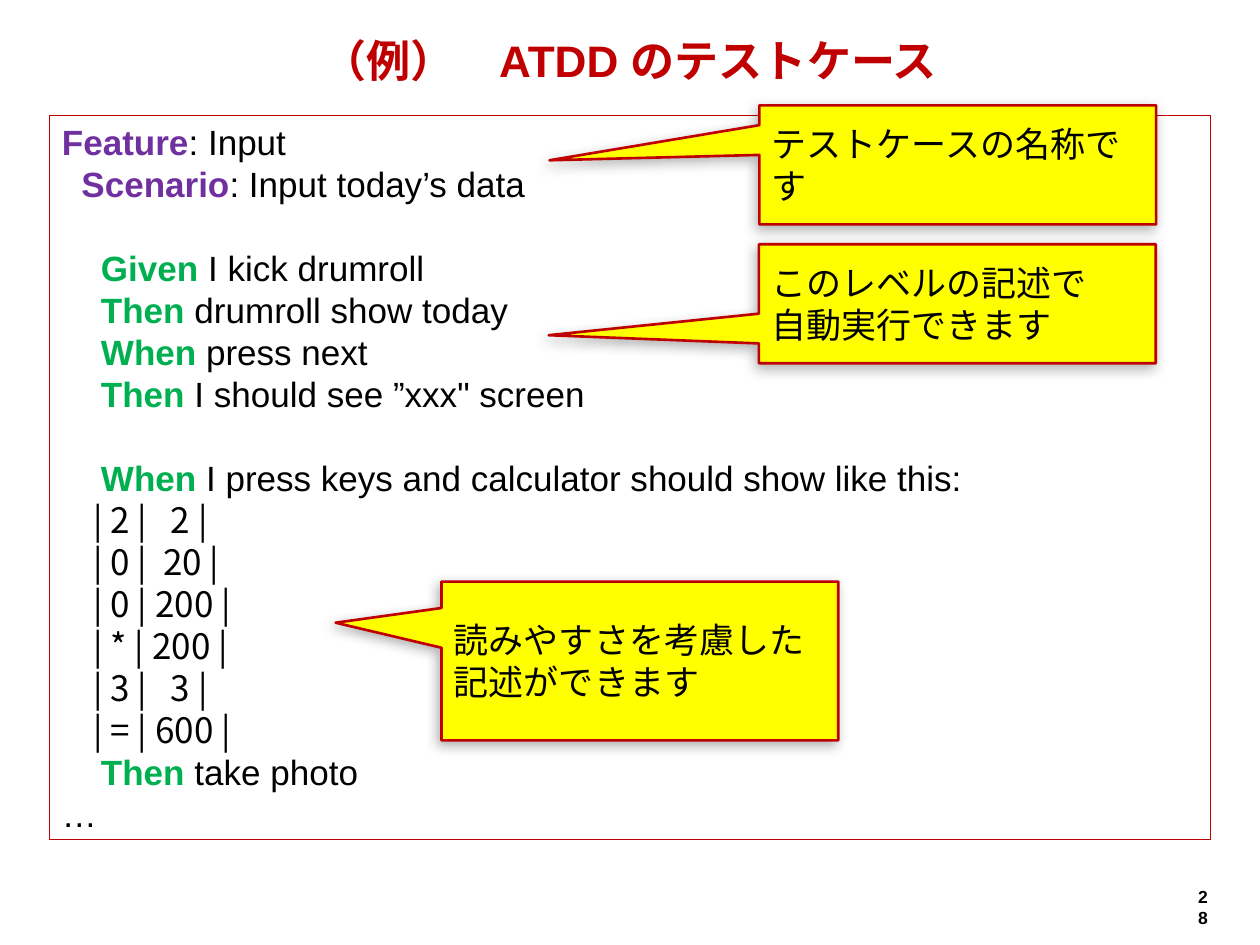
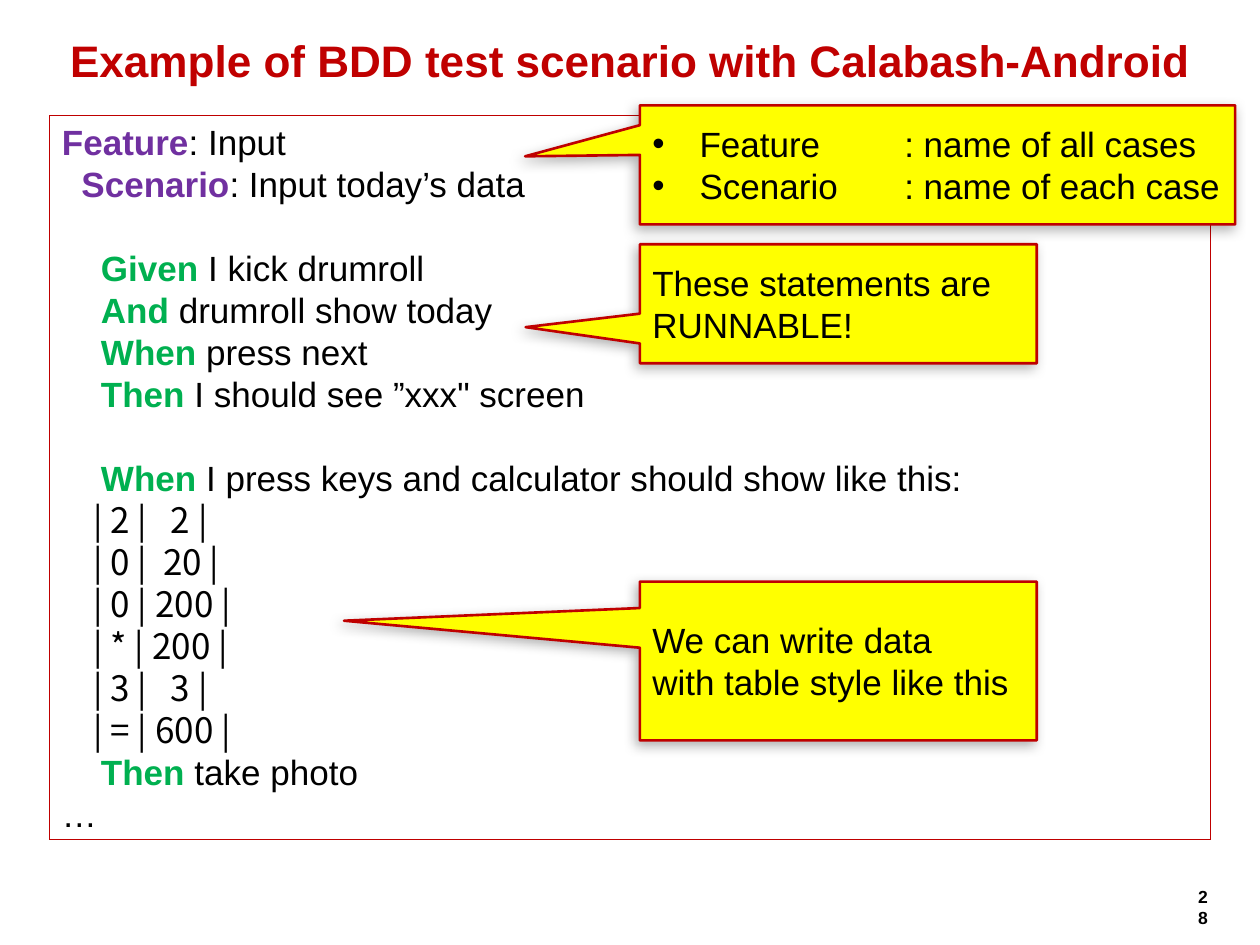
Before and after one commit to hageyahhoo/agile2014, a slide deck: slide 28 of presentations/TechnologyDrivenDevelopment.pptx. Drawn at 1260x945 pixels with LibreOffice and Linux fonts; fonts in the diff are those of the drawing; background and template pictures are left out. Boxes give left, top, right and bottom in pixels: in the first picture for what was removed or moved away, otherwise in the second. Text is boxed around its words. In the diff, an @@ line names an element or a change of style, - is before the commit and + after.

```diff
--- a/presentations/TechnologyDrivenDevelopment.pptx
+++ b/presentations/TechnologyDrivenDevelopment.pptx
@@ title at (70,45,1188,85): text changed @@
-（例） ATDD のテストケース
+Example of BDD test scenario with Calabash-Android
@@ speech box "Feature : name of all ...": place and size @@
-speech box "Feature : name of all ..." at (760,106,1157,224)
+speech box "Feature : name of all ..." at (640,106,1235,224)
@@ text in speech box at (700,131,1220,200): text changed @@
-テストケースの名称です
+• Feature : name of all cases
+• Scenario : name of each case
@@ speech box "These statements are": place and size @@
-speech box "These statements are" at (759,244,1155,363)
+speech box "These statements are" at (640,244,1037,363)
@@ text in rectangle at (101,297,493,330): text changed @@
-Then drumroll show today
+And drumroll show today
@@ text in speech box at (652,270,991,339): text changed @@
-このレベルの記述で
-自動実行できます
+These statements are
+RUNNABLE!
@@ proportions changed in 3 elements at (640,106,1235,224), (640,244,1037,363), (640,582,1037,741) @@
@@ speech box "We can write data": place and size @@
-speech box "We can write data" at (441,582,838,741)
+speech box "We can write data" at (640,582,1037,741)
@@ text in speech box at (652,627,1008,702): text changed @@
-読みやすさを考慮した
-記述ができます
+We can write data
+with table style like this
```
Also in this commit, not shown: 2 other slides changed, 2 slides added, 2 slides removed.
